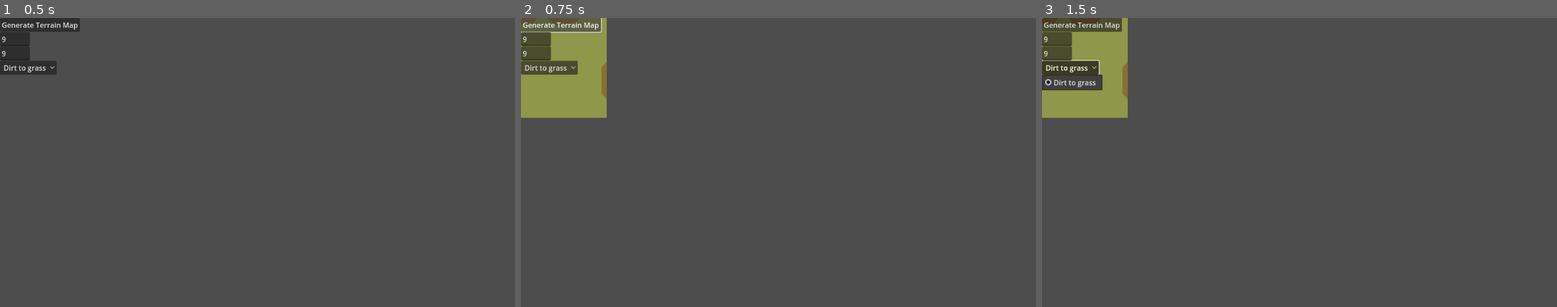
Above: before the commit, frames 1-3 (left to right).
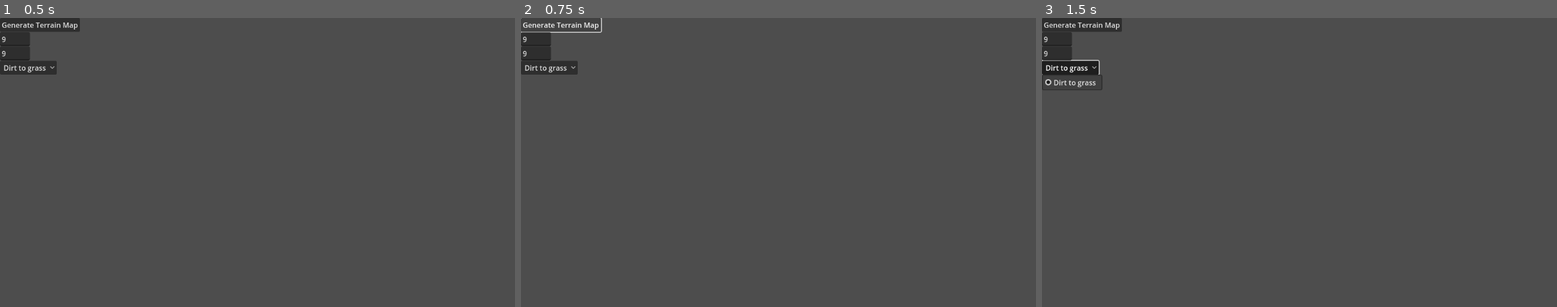
Above: after the commit, the same moments.

Repository: 28jb11/space-game
Game: Godot game, scene res://scenes/test_bed.tscn
The game is run twice, just before and just after one commit, with the same random seed, the same clock (stepped at 60 frames per second) and the same inputs.
Inputs:
- Up to frame 1 (0.5 s): no input
- Up to frame 2 (0.75 s): click "Generate Terrain Map" at 0.5 s
- Up to frame 3 (1.5 s): click "Dirt to grass" at 1.25 s

Frame 1 is identical in both runs. In frame 2, 5.4% of the frame differs, in the area x 0-17%, y 0-35%; in frame 3, 4.8%.

Commit message:
tile wrapper rewrite begins

Diff:
--- a/resources/ms_tileset.tres
+++ b/resources/ms_tileset.tres
@@ -1,117 +1,120 @@
-[gd_resource type="TileSet" load_steps=5 format=3 uid="uid://clrqds1f1ui54"]
+[gd_resource type="TileSet" load_steps=7 format=3 uid="uid://clrqds1f1ui54"]
 
-[ext_resource type="Texture2D" uid="uid://bw1quo2ek5oe6" path="res://resources/marchingsquares.png" id="1_ixfvs"]
 [ext_resource type="Texture2D" uid="uid://d2fjstxgf0e4n" path="res://resources/dirt_to_grass_tyrian.png" id="2_ah3qe"]
-
-[sub_resource type="TileSetAtlasSource" id="TileSetAtlasSource_2ai08"]
-texture = ExtResource("1_ixfvs")
-texture_region_size = Vector2i(24, 28)
-0:0/0 = 0
-0:0/0/custom_data_1 = -1
-1:0/0 = 0
-1:0/0/custom_data_0 = 1
-1:0/0/custom_data_1 = -1
-2:0/0 = 0
-2:0/0/custom_data_0 = 2
-2:0/0/custom_data_1 = -1
-3:0/0 = 0
-3:0/0/custom_data_0 = 3
-3:0/0/custom_data_1 = -1
-0:1/0 = 0
-0:1/0/custom_data_0 = 4
-0:1/0/custom_data_1 = -1
-1:1/0 = 0
-1:1/0/custom_data_0 = 5
-1:1/0/custom_data_1 = -1
-2:1/0 = 0
-2:1/0/custom_data_0 = 6
-2:1/0/custom_data_1 = -1
-3:1/0 = 0
-3:1/0/custom_data_0 = 7
-3:1/0/custom_data_1 = -1
-0:2/0 = 0
-0:2/0/custom_data_0 = 8
-0:2/0/custom_data_1 = -1
-1:2/0 = 0
-1:2/0/custom_data_0 = 9
-1:2/0/custom_data_1 = -1
-2:2/0 = 0
-2:2/0/custom_data_0 = 10
-2:2/0/custom_data_1 = -1
-3:2/0 = 0
-3:2/0/custom_data_0 = 11
-3:2/0/custom_data_1 = -1
-0:3/0 = 0
-0:3/0/custom_data_0 = 12
-0:3/0/custom_data_1 = -1
-1:3/0 = 0
-1:3/0/custom_data_0 = 13
-1:3/0/custom_data_1 = -1
-2:3/0 = 0
-2:3/0/custom_data_0 = 14
-2:3/0/custom_data_1 = -1
-3:3/0 = 0
-3:3/0/custom_data_0 = 15
-3:3/0/custom_data_1 = -1
+[ext_resource type="Texture2D" uid="uid://bw1quo2ek5oe6" path="res://resources/marchingsquares.png" id="2_blbig"]
+[ext_resource type="Texture2D" uid="uid://wihf1mr8ion7" path="res://resources/numbers.png" id="3_wbueh"]
 
 [sub_resource type="TileSetAtlasSource" id="TileSetAtlasSource_r4spn"]
+resource_name = "plains"
 texture = ExtResource("2_ah3qe")
 texture_region_size = Vector2i(24, 28)
 0:0/0 = 0
-0:0/0/custom_data_0 = -1
-0:0/0/custom_data_1 = 2
+0:0/0/custom_data_0 = 2
 1:0/0 = 0
-1:0/0/custom_data_0 = -1
-1:0/0/custom_data_1 = 3
+1:0/0/custom_data_0 = 3
 2:0/0 = 0
-2:0/0/custom_data_0 = -1
-2:0/0/custom_data_1 = 1
+2:0/0/custom_data_0 = 1
 3:0/0 = 0
-3:0/0/custom_data_0 = -1
 4:0/0 = 0
-4:0/0/custom_data_0 = -1
 5:0/0 = 0
-5:0/0/custom_data_0 = -1
-5:0/0/custom_data_1 = 5
+5:0/0/custom_data_0 = 5
 0:1/0 = 0
-0:1/0/custom_data_0 = -1
-0:1/0/custom_data_1 = 6
+0:1/0/custom_data_0 = 6
 1:1/0 = 0
-1:1/0/custom_data_0 = -1
-1:1/0/custom_data_1 = 15
+1:1/0/custom_data_0 = 15
 2:1/0 = 0
-2:1/0/custom_data_0 = -1
-2:1/0/custom_data_1 = 9
+2:1/0/custom_data_0 = 9
 3:1/0 = 0
-3:1/0/custom_data_0 = -1
-3:1/0/custom_data_1 = 7
+3:1/0/custom_data_0 = 7
 4:1/0 = 0
-4:1/0/custom_data_0 = -1
-4:1/0/custom_data_1 = 11
+4:1/0/custom_data_0 = 11
 5:1/0 = 0
-5:1/0/custom_data_0 = -1
-5:1/0/custom_data_1 = 10
+5:1/0/custom_data_0 = 10
 0:2/0 = 0
-0:2/0/custom_data_0 = -1
-0:2/0/custom_data_1 = 4
+0:2/0/custom_data_0 = 4
 1:2/0 = 0
-1:2/0/custom_data_0 = -1
-1:2/0/custom_data_1 = 12
+1:2/0/custom_data_0 = 12
 2:2/0 = 0
-2:2/0/custom_data_0 = -1
-2:2/0/custom_data_1 = 8
+2:2/0/custom_data_0 = 8
 3:2/0 = 0
-3:2/0/custom_data_0 = -1
-3:2/0/custom_data_1 = 14
+3:2/0/custom_data_0 = 14
 4:2/0 = 0
-4:2/0/custom_data_0 = -1
-4:2/0/custom_data_1 = 13
+4:2/0/custom_data_0 = 13
+
+[sub_resource type="TileSetAtlasSource" id="TileSetAtlasSource_uor2f"]
+texture = ExtResource("2_blbig")
+texture_region_size = Vector2i(24, 28)
+0:0/0 = 0
+1:0/0 = 0
+1:0/0/custom_data_0 = 1
+2:0/0 = 0
+2:0/0/custom_data_0 = 2
+3:0/0 = 0
+3:0/0/custom_data_0 = 3
+0:1/0 = 0
+0:1/0/custom_data_0 = 4
+1:1/0 = 0
+1:1/0/custom_data_0 = 5
+2:1/0 = 0
+2:1/0/custom_data_0 = 6
+3:1/0 = 0
+3:1/0/custom_data_0 = 7
+0:2/0 = 0
+0:2/0/custom_data_0 = 8
+1:2/0 = 0
+1:2/0/custom_data_0 = 9
+2:2/0 = 0
+2:2/0/custom_data_0 = 10
+3:2/0 = 0
+3:2/0/custom_data_0 = 11
+0:3/0 = 0
+0:3/0/custom_data_0 = 12
+1:3/0 = 0
+1:3/0/custom_data_0 = 13
+2:3/0 = 0
+2:3/0/custom_data_0 = 14
+3:3/0 = 0
+3:3/0/custom_data_0 = 15
+
+[sub_resource type="TileSetAtlasSource" id="TileSetAtlasSource_ps1pu"]
+texture = ExtResource("3_wbueh")
+texture_region_size = Vector2i(24, 28)
+0:0/0 = 0
+1:0/0 = 0
+1:0/0/custom_data_0 = 1
+2:0/0 = 0
+2:0/0/custom_data_0 = 2
+3:0/0 = 0
+3:0/0/custom_data_0 = 3
+0:1/0 = 0
+0:1/0/custom_data_0 = 4
+1:1/0 = 0
+1:1/0/custom_data_0 = 5
+2:1/0 = 0
+2:1/0/custom_data_0 = 6
+3:1/0 = 0
+3:1/0/custom_data_0 = 7
+0:2/0 = 0
+0:2/0/custom_data_0 = 8
+1:2/0 = 0
+1:2/0/custom_data_0 = 9
+2:2/0 = 0
+2:2/0/custom_data_0 = 10
+3:2/0 = 0
+3:2/0/custom_data_0 = 11
+0:3/0 = 0
+0:3/0/custom_data_0 = 12
+1:3/0 = 0
+1:3/0/custom_data_0 = 13
+2:3/0 = 0
+2:3/0/custom_data_0 = 14
+3:3/0 = 0
+3:3/0/custom_data_0 = 15
 
 [resource]
 tile_size = Vector2i(24, 28)
-custom_data_layer_0/name = "test"
+custom_data_layer_0/name = "ms_case"
 custom_data_layer_0/type = 2
-custom_data_layer_1/name = "dirt_to_grass"
-custom_data_layer_1/type = 2
-sources/0 = SubResource("TileSetAtlasSource_2ai08")
-sources/1 = SubResource("TileSetAtlasSource_r4spn")
+sources/0 = SubResource("TileSetAtlasSource_r4spn")
+sources/1 = SubResource("TileSetAtlasSource_uor2f")
+sources/2 = SubResource("TileSetAtlasSource_ps1pu")
--- a/resources/ms_tileset_tyrian.tres
+++ b/resources/ms_tileset_tyrian.tres
@@ -1,45 +1,44 @@
 [gd_resource type="TileSet" load_steps=3 format=3 uid="uid://bgd5klj8bkf6h"]
 
-[ext_resource type="Texture2D" uid="uid://d2fjstxgf0e4n" path="res://resources/dirt_to_grass_tyrian.png" id="1_pksjx"]
+[ext_resource type="Texture2D" uid="uid://bw1quo2ek5oe6" path="res://resources/marchingsquares.png" id="1_nlc5p"]
 
-[sub_resource type="TileSetAtlasSource" id="TileSetAtlasSource_nqdvo"]
-texture = ExtResource("1_pksjx")
+[sub_resource type="TileSetAtlasSource" id="TileSetAtlasSource_qgoe6"]
+texture = ExtResource("1_nlc5p")
 texture_region_size = Vector2i(24, 28)
 0:0/0 = 0
-0:0/0/custom_data_0 = 2
 1:0/0 = 0
-1:0/0/custom_data_0 = 3
+1:0/0/custom_data_0 = 1
 2:0/0 = 0
-2:0/0/custom_data_0 = 1
+2:0/0/custom_data_0 = 2
 3:0/0 = 0
-4:0/0 = 0
-5:0/0 = 0
-5:0/0/custom_data_0 = 5
+3:0/0/custom_data_0 = 3
 0:1/0 = 0
-0:1/0/custom_data_0 = 6
+0:1/0/custom_data_0 = 4
 1:1/0 = 0
-1:1/0/custom_data_0 = 15
+1:1/0/custom_data_0 = 5
 2:1/0 = 0
-2:1/0/custom_data_0 = 9
+2:1/0/custom_data_0 = 6
 3:1/0 = 0
 3:1/0/custom_data_0 = 7
-4:1/0 = 0
-4:1/0/custom_data_0 = 11
-5:1/0 = 0
-5:1/0/custom_data_0 = 10
 0:2/0 = 0
-0:2/0/custom_data_0 = 4
+0:2/0/custom_data_0 = 8
 1:2/0 = 0
-1:2/0/custom_data_0 = 12
+1:2/0/custom_data_0 = 9
 2:2/0 = 0
-2:2/0/custom_data_0 = 8
+2:2/0/custom_data_0 = 10
 3:2/0 = 0
-3:2/0/custom_data_0 = 14
-4:2/0 = 0
-4:2/0/custom_data_0 = 13
+3:2/0/custom_data_0 = 11
+0:3/0 = 0
+0:3/0/custom_data_0 = 12
+1:3/0 = 0
+1:3/0/custom_data_0 = 13
+2:3/0 = 0
+2:3/0/custom_data_0 = 14
+3:3/0 = 0
+3:3/0/custom_data_0 = 15
 
 [resource]
 tile_size = Vector2i(24, 28)
-custom_data_layer_0/name = "dirt_to_grass"
+custom_data_layer_0/name = "ms_case"
 custom_data_layer_0/type = 2
-sources/0 = SubResource("TileSetAtlasSource_nqdvo")
+sources/0 = SubResource("TileSetAtlasSource_qgoe6")
--- a/scenes/test_bed.tscn
+++ b/scenes/test_bed.tscn
@@ -3,8 +3,8 @@
 [ext_resource type="PackedScene" uid="uid://irt4kb7muv8d" path="res://scenes/tile_wrapper.tscn" id="1_2o184"]
 [ext_resource type="Script" path="res://scripts/test_bed.gd" id="1_jbmxw"]
 [ext_resource type="Script" path="res://scripts/generate_terrain.gd" id="3_blea5"]
-[ext_resource type="PackedScene" uid="uid://bdea0676dkc0" path="res://scenes/tile_map.tscn" id="4_5nyuh"]
 [ext_resource type="TileSet" uid="uid://clrqds1f1ui54" path="res://resources/ms_tileset.tres" id="5_a8re0"]
+[ext_resource type="Script" path="res://scripts/terrain_tiles.gd" id="5_t6sc5"]
 
 [sub_resource type="FastNoiseLite" id="FastNoiseLite_7mjxn"]
 seed = 3
@@ -22,10 +22,9 @@
 script = ExtResource("3_blea5")
 noise_height_text = SubResource("NoiseTexture2D_4yeeh")
 
-[node name="TileMap" parent="." instance=ExtResource("4_5nyuh")]
-
-[node name="TileMapLayer" type="TileMapLayer" parent="."]
+[node name="TerrainTiles" type="TileMapLayer" parent="."]
 tile_set = ExtResource("5_a8re0")
+script = ExtResource("5_t6sc5")
 
 [node name="TestControls" type="Control" parent="."]
 layout_mode = 3
--- a/scenes/tile_wrapper.tscn
+++ b/scenes/tile_wrapper.tscn
@@ -1,9 +1,6 @@
-[gd_scene load_steps=3 format=3 uid="uid://irt4kb7muv8d"]
+[gd_scene load_steps=2 format=3 uid="uid://irt4kb7muv8d"]
 
 [ext_resource type="Script" path="res://scripts/tile_wrapper.gd" id="1_4g56q"]
-[ext_resource type="PackedScene" uid="uid://bdea0676dkc0" path="res://scenes/tile_map.tscn" id="2_mneic"]
 
-[node name="TileParser" type="Node2D"]
+[node name="TileWrapper" type="Node2D"]
 script = ExtResource("1_4g56q")
-
-[node name="TileMap" parent="." instance=ExtResource("2_mneic")]
--- /dev/null
+++ b/scenes/tile_wrapper2.tscn
@@ -0,0 +1,6 @@
+[gd_scene load_steps=2 format=3 uid="uid://c2f26l2cyi4ty"]
+
+[ext_resource type="Script" path="res://scripts/tile_wrapper.gd" id="1_ps8ii"]
+
+[node name="TileWrapper" type="Node2D"]
+script = ExtResource("1_ps8ii")
--- /dev/null
+++ b/scripts/terrain_tiles.gd
@@ -0,0 +1,40 @@
+extends TileMapLayer
+
+func initialize():
+	pass
+
+func apply_marching_squares(map: Dictionary, cases: Dictionary):
+	print(cases)
+	print("applying marching squares tiles...")
+
+	# for each terrain set?
+	for custom_data_layer in cases.keys():
+		# for each position in the map to be rendered
+		for position in map.keys():
+			var x = position.x
+			var y = position.y
+
+			var top_left = map.get(Vector2(x, y), "")
+			var top_right = map.get(Vector2(x + 1, y), "")
+			var bottom_left = map.get(Vector2(x, y + 1), "")
+			var bottom_right = map.get(Vector2(x + 1, y + 1), "")
+
+			var index = 0
+			if bottom_left:
+				index |= 1
+			if bottom_right:
+				index |= 2
+			if top_right:
+				index |= 4
+			if top_left:
+				index |= 8
+
+			# Assuming 'cases' dictionary has structure
+			# {custom_data_layer_name: {tile_atlas_position: marching_squares_case_value}}
+			var tiles_for_layer = cases[custom_data_layer]
+			for tile_position in tiles_for_layer.keys():
+				var case_value = tiles_for_layer[tile_position]
+				if case_value == index:
+					# Apply the tile_id to the tilemap at the correct position
+					# tilemap.set_cell(Vector2i(x, y), tileset.get_source_id(0), tile_position, 0)
+					break
--- a/scripts/test_bed.gd
+++ b/scripts/test_bed.gd
@@ -5,12 +5,12 @@
 @onready var generate_terain_button = $TestControls/GenerateTerrainButton
 @onready var terrain_generator = $GenerateTerrain
 
-@onready var tile_wrapper = $TileWrapper
+# @onready var tile_wrapper = $TileWrapper
 
-var MS_tiles : Dictionary = {}
+# var MS_tiles : Dictionary = {}
 # Called when the node enters the scene tree for the first time.
 func _ready() -> void:
-	MS_tiles = tile_wrapper.initialize()
+	# MS_tiles = tile_wrapper.initialize()
 	pass
 
 # Called every frame. 'delta' is the elapsed time since the previous frame.
@@ -19,7 +19,7 @@
 
 func _on_generate_terrain_button_pressed() -> void:
 	var terrain_map = terrain_generator.generate_terrain_grid(int(width_input.text), int(height_input.text))
-	tile_wrapper.apply_marching_squares(terrain_map, MS_tiles, int(width_input.text), int(height_input.text))
+#	tile_wrapper.apply_marching_squares(terrain_map, MS_tiles, int(width_input.text), int(height_input.text))
 	print(terrain_map)
 
 
--- a/scripts/tile_wrapper.gd
+++ b/scripts/tile_wrapper.gd
@@ -1,9 +1,9 @@
 extends Node2D
 
 class_name TileWrapper
-@onready var tilemap: TileMapLayer = $"../TileMapLayer"
+@onready var tilemap: TileMapLayer = $"../TerrainTiles"
 @onready var tileset = tilemap.tile_set
-@onready var tileset_source = tileset.get_source(0)
+@onready var tileset_source = tileset.get_source(2)
 
 func _ready():
 	pass
@@ -51,6 +51,7 @@
 		cell_position += Vector2(1,0)
 
 func apply_marching_squares(map: Dictionary, cases: Dictionary, grid_width: int, grid_height: int):
+	print(cases)
 	print("applying marching squares tiles...")
 
 	for custom_data_layer in cases.keys():
@@ -72,12 +73,12 @@
 				if top_left:
 					index |= 8
 
-				# Assuming 'cases' dictionary has structure {custom_data_layer_name: {tile_atlas_position: marching_squares_case_value}}
+				# Assuming 'cases' dictionary has structure
+				# {custom_data_layer_name: {tile_atlas_position: marching_squares_case_value}}
 				var tiles_for_layer = cases[custom_data_layer]
 				for tile_position in tiles_for_layer.keys():
 					var case_value = tiles_for_layer[tile_position]
 					if case_value == index:
 						# Apply the tile_id to the tilemap at the correct position
-						# tilemap.set_cell(0, Vector2i(x, y), tileset.get_source_id(0), tile_position, 0)
-						tilemap.set_cell(Vector2i(x,y), tileset.get_source_id(0), tile_position, 0)
+						tilemap.set_cell(Vector2i(x,y), tileset.get_source_id(2), tile_position, 0)
 						break
Binary file added: resources/numbers.png
Not shown, added: resources/numbers.png.import
Not shown, added: NOTES.md
